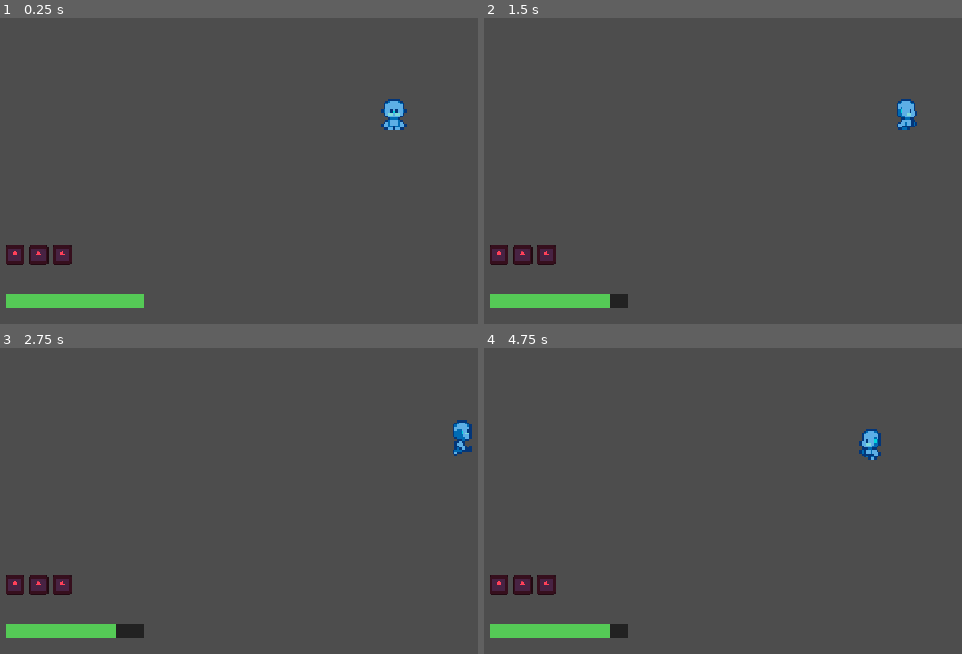
Above: before the commit, frames 1-4 (two rows, left to right).
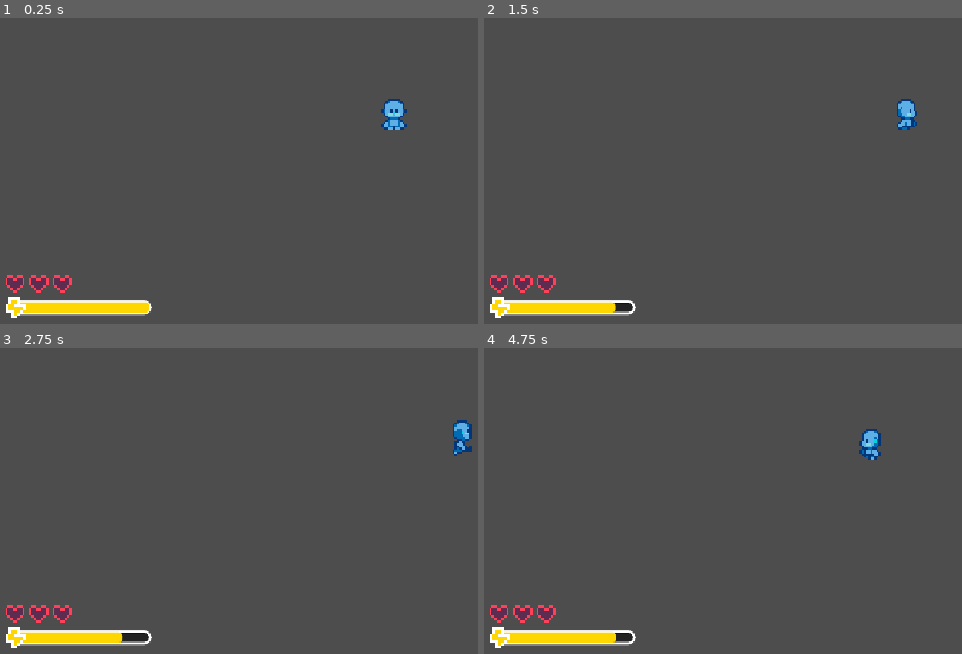
Above: after the commit, the same moments.

Repository: nncast/godot-ssmttm
Game: Godot game, scene res://entities/tubig/tubig.tscn
Same seed, same stepped clock (60 frames per second), same inputs: the game is played once before the commit and once after it. This scene is started directly instead of the project's main scene. The engine's default icon, where the game draws it, is replaced by a stand-in: a white triangle on a blue panel in a dark square.
Inputs (mouse positions are in pixels of both pictures, inside the frame that each line leads up to):
- Up to frame 1 (0.25 s): no input
- Up to frame 2 (1.5 s): tap Enter at 0.5 s; move the mouse to (outside the picture) at 0.52 s; hold Right (right) 0.53-1.25 s; hold Shift (run) 0.53-1.25 s; click (outside the picture) at 0.67 s; drag from (718, 128) to (952, 109) at 1.27 s
- Up to frame 3 (2.75 s): move the mouse to (outside the picture) at 2.02 s; hold Right (right) from 2.03 s (still down); hold Shift (run) from 2.03 s (still down)
- Up to frame 4 (4.75 s): release Right (right) at 2.75 s; release Shift (run) at 2.75 s; drag from (837, 525) to (636, 366) at 2.77 s; move the mouse to (outside the picture) at 3.52 s; hold Left (left) 3.53-4.25 s; hold Shift (run) 3.53-4.25 s; tap E (rescue) at 4.15 s; drag from (636, 366) to (804, 439) at 4.27 s

The runs differ from the first frame. In frame 1, 3.4% of the frame differs, in the area x 1-32%, y 74-99%; in frame 2, 3.4%; in frame 3, 3.3%; in frame 4, 3.4%.

Commit message:
Add new tilemaps and assets for UI elements
- Introduced new tilemap images for "Thick outline" and "Thin outline" categories, including packed versions for optimized loading.
- Added corresponding import configuration files for texture compression settings.
- Created a tilesheet information file detailing tile dimensions and layout.
- Added heart and stamina icons with their respective import configurations for texture handling.

Diff:
--- a/entities/sili/sili.gd
+++ b/entities/sili/sili.gd
@@ -89,7 +89,7 @@
 		return
 
 	var target_heat: HeatStatus = body.get_node_or_null("HeatStatus")
-	if target_heat == null or target_heat.is_burning():
+	if target_heat == null or target_heat.is_incapacitated():
 		return
 
 	if multiplayer.has_multiplayer_peer():
--- a/entities/sili/sili.tscn
+++ b/entities/sili/sili.tscn
@@ -2,6 +2,7 @@
 
 [ext_resource type="Script" uid="uid://bv8gkjm5q6bm2" path="res://entities/sili/sili.gd" id="1_g2els"]
 [ext_resource type="Texture2D" uid="uid://svjg5tu7bty7" path="res://assets/sprites/16x16 Sili.png" id="2_ngt5k"]
+[ext_resource type="Texture2D" uid="uid://dtvw0tpx85yol" path="res://assets/ui/stamina.png" id="3_ka3ma"]
 
 [sub_resource type="AtlasTexture" id="AtlasTexture_q0jn0"]
 atlas = ExtResource("2_ngt5k")
@@ -593,15 +594,34 @@
 
 [sub_resource type="StyleBoxFlat" id="StyleBoxFlat_track0"]
 bg_color = Color(0, 0, 0, 0.55)
+border_width_left = 4
+border_width_top = 4
+border_width_right = 4
+border_width_bottom = 4
+border_color = Color(1, 1, 1, 1)
+corner_radius_top_left = 10
+corner_radius_top_right = 10
+corner_radius_bottom_right = 10
+corner_radius_bottom_left = 10
+corner_detail = 12
+expand_margin_left = 2.0
+expand_margin_top = 3.0
+expand_margin_right = 3.0
+expand_margin_bottom = 3.0
 
 [sub_resource type="StyleBoxFlat" id="StyleBoxFlat_d4qa6"]
-bg_color = Color(0.8901961, 0.20392157, 0.1882353, 1)
+bg_color = Color(1, 0.84313726, 0, 1)
+border_color = Color(1, 1, 1, 1)
+corner_radius_top_left = 6
+corner_radius_top_right = 6
+corner_radius_bottom_right = 6
+corner_radius_bottom_left = 6
+corner_detail = 20
 
 [node name="player" type="CharacterBody2D" unique_id=248945563]
 script = ExtResource("1_g2els")
 
 [node name="AnimatedSprite2D" type="AnimatedSprite2D" parent="." unique_id=2022279106]
-modulate = Color(1, 0.65, 0.6, 1)
 sprite_frames = SubResource("SpriteFrames_xy6m0")
 animation = &"idle_s"
 
@@ -629,11 +649,20 @@
 anchors_preset = 2
 anchor_top = 1.0
 anchor_bottom = 1.0
-offset_left = 16.0
-offset_top = -52.0
-offset_right = 216.0
-offset_bottom = -32.0
+offset_left = 24.0
+offset_top = -40.0
+offset_right = 224.0
+offset_bottom = -25.0
+grow_vertical = 0
 theme_override_styles/background = SubResource("StyleBoxFlat_track0")
 theme_override_styles/fill = SubResource("StyleBoxFlat_d4qa6")
 value = 100.0
 show_percentage = false
+
+[node name="TextureRect" type="TextureRect" parent="ui/StaminaBar" unique_id=1679040317]
+layout_mode = 0
+offset_left = -7.0
+offset_top = -7.0
+offset_right = 21.0
+offset_bottom = 24.0
+texture = ExtResource("3_ka3ma")
--- a/entities/tubig/heat_status.gd
+++ b/entities/tubig/heat_status.gd
@@ -3,18 +3,25 @@
 
 ## Tracks a Tubig player's heat state.
 ## Touching the Sili immediately ignites (Burning) and roots the player in
-## place. Only a "Tubig!" rescue channel (or, later, a cold pack) can free
-## them. Attach as a child node of a Tubig CharacterBody2D.
+## place. A "Tubig!" rescue channel (or, later, a cold pack) can free them -
+## but only within BURN_TIMEOUT seconds. If nobody gets there in time, the
+## burn becomes permanent (Dead): rooted for good, no longer a valid rescue
+## target. Attach as a child node of a Tubig CharacterBody2D.
 
-enum State { NORMAL, BURNING }
+enum State { NORMAL, BURNING, DEAD }
+
+@export var BURN_TIMEOUT: float = 15.0  # seconds a player can stay Burning before it's fatal
 
 signal state_changed(new_state: State)
 signal burned  # fired the instant a tag lands
 signal cooled  # fired when a rescue completes
+signal died    # fired when the burn timeout expires unrescued
+
+var _burn_elapsed: float = 0.0
 
 ## A property (not a plain var) on purpose: MultiplayerSynchronizer sets this
 ## directly via Object.set() on remote peers, bypassing ignite()/cool_fully().
-## Routing through this setter means state_changed/burned/cooled fire
+## Routing through this setter means state_changed/burned/cooled/died fire
 ## consistently everywhere - locally on the server AND on every client
 ## receiving the replicated value - instead of only on the server's screen.
 var state: State = State.NORMAL:
@@ -28,26 +35,63 @@
 			burned.emit()
 		elif value == State.NORMAL:
 			cooled.emit()
+		elif value == State.DEAD:
+			died.emit()
+
+
+func _process(delta: float) -> void:
+	# The countdown itself is server-only logic, same rule as ignite()/
+	# cool_fully() - everyone else just receives the resulting `state` via
+	# replication, they never run this clock themselves.
+	if _is_networked() and not is_multiplayer_authority():
+		return
+
+	if state != State.BURNING:
+		_burn_elapsed = 0.0
+		return
+
+	_burn_elapsed += delta
+	if _burn_elapsed >= BURN_TIMEOUT:
+		die()
 
 
 ## Called by the Sili's tag hit. In multiplayer this only takes effect on the
 ## server; call request_ignite() from client code instead so it gets routed
 ## there correctly.
 func ignite() -> void:
-	if state == State.BURNING:
-		return
+	if state != State.NORMAL:
+		return  # already Burning or Dead, a fresh tag does nothing
+	_burn_elapsed = 0.0
 	state = State.BURNING
 
 
-## Called on rescue completion. Same server-only rule as ignite().
+## Called on rescue completion. Same server-only rule as ignite(). Rescuing a
+## Dead player isn't possible (see is_burning(), which rescue targeting uses),
+## so this only ever runs against someone still Burning.
 func cool_fully() -> void:
-	if state == State.NORMAL:
+	if state != State.BURNING:
 		return
 	state = State.NORMAL
 
 
+## The burn timed out with nobody saving them - permanent, no more rescues.
+func die() -> void:
+	if state != State.BURNING:
+		return
+	state = State.DEAD
+
+
 func is_burning() -> bool:
 	return state == State.BURNING
+
+
+func is_dead() -> bool:
+	return state == State.DEAD
+
+
+## True for either Burning or Dead - both root the player in place.
+func is_incapacitated() -> bool:
+	return state == State.BURNING or state == State.DEAD
 
 
 ## --- Network entry points ---
--- a/entities/tubig/tubig.gd
+++ b/entities/tubig/tubig.gd
@@ -81,11 +81,11 @@
 	if multiplayer.has_multiplayer_peer() and not is_multiplayer_authority():
 		return
 
-	# Burning = rooted. Can't walk, run, or rescue anyone else until a
-	# teammate cools you down.
-	if heat_status.is_burning():
+	# Burning/Dead = rooted. Can't walk, run, or rescue anyone else. Dead is
+	# permanent; Burning can still be saved by a teammate before it expires.
+	if heat_status.is_incapacitated():
 		velocity = velocity.move_toward(Vector2.ZERO, FRICTION * delta)
-		animated_sprite.play("idle_" + last_direction)
+		_play_heat_animation()
 		move_and_slide()
 		_cancel_rescue_channel()
 		return
@@ -252,12 +252,20 @@
 
 
 func _on_heat_state_changed(new_state: HeatStatus.State) -> void:
-	# Simple placeholder feedback until dedicated burning art/VFX exist.
-	match new_state:
-		HeatStatus.State.NORMAL:
-			animated_sprite.modulate = Color(1, 1, 1)
-		HeatStatus.State.BURNING:
-			animated_sprite.modulate = Color(1, 0.15, 0.15)
+	if new_state == HeatStatus.State.BURNING:
+		animated_sprite.play("heat_" + last_direction)
+
+
+## Keeps the burn animation matched to whichever direction the player was
+## last facing, and freezes it once they're Dead instead of looping forever.
+func _play_heat_animation() -> void:
+	var anim := "heat_" + last_direction
+	if heat_status.is_dead():
+		if animated_sprite.animation != anim:
+			animated_sprite.play(anim)
+		animated_sprite.pause()
+	elif animated_sprite.animation != anim or not animated_sprite.is_playing():
+		animated_sprite.play(anim)
 
 
 ## Broadcast by whoever is channeling a rescue ON this Tubig, so the
--- a/entities/tubig/tubig.tscn
+++ b/entities/tubig/tubig.tscn
@@ -2,8 +2,9 @@
 
 [ext_resource type="Script" uid="uid://nwkc1bd20hgu" path="res://entities/tubig/tubig.gd" id="1_g2els"]
 [ext_resource type="Texture2D" uid="uid://cgc6pnpymu42o" path="res://assets/sprites/16x16 Tubig.png" id="2_qd4cw"]
+[ext_resource type="Texture2D" uid="uid://b77txg5qm6nhj" path="res://assets/ui/heart.png" id="4_154gd"]
+[ext_resource type="Texture2D" uid="uid://dtvw0tpx85yol" path="res://assets/ui/stamina.png" id="5_8tch1"]
 [ext_resource type="Script" uid="uid://duetnyqgviwey" path="res://entities/tubig/heat_status.gd" id="5_heat0"]
-[ext_resource type="Texture2D" uid="uid://oqaiyhssut2i" path="res://icon.svg" id="6_icon0"]
 
 [sub_resource type="AtlasTexture" id="AtlasTexture_qd4cw"]
 atlas = ExtResource("2_qd4cw")
@@ -638,6 +639,10 @@
 
 [sub_resource type="StyleBoxFlat" id="StyleBoxFlat_track0"]
 bg_color = Color(0, 0, 0, 0.55)
+corner_radius_top_left = 6
+corner_radius_top_right = 6
+corner_radius_bottom_right = 6
+corner_radius_bottom_left = 6
 
 [sub_resource type="StyleBoxFlat" id="StyleBoxFlat_resc0"]
 bg_color = Color(0.28627452, 0.6392157, 0.9019608, 1)
@@ -667,15 +672,38 @@
 [sub_resource type="CircleShape2D" id="CircleShape2D_ia001"]
 radius = 13.0
 
-[sub_resource type="StyleBoxFlat" id="StyleBoxFlat_d4qa6"]
-bg_color = Color(0.33333334, 0.7921569, 0.3372549, 1)
+[sub_resource type="StyleBoxFlat" id="StyleBoxFlat_154gd"]
+bg_color = Color(0, 0, 0, 0.55)
+border_width_left = 4
+border_width_top = 4
+border_width_right = 4
+border_width_bottom = 4
+border_color = Color(1, 1, 1, 1)
+corner_radius_top_left = 10
+corner_radius_top_right = 10
+corner_radius_bottom_right = 10
+corner_radius_bottom_left = 10
+corner_detail = 12
+expand_margin_left = 2.0
+expand_margin_top = 3.0
+expand_margin_right = 3.0
+expand_margin_bottom = 3.0
+
+[sub_resource type="StyleBoxFlat" id="StyleBoxFlat_8tch1"]
+bg_color = Color(1, 0.84313726, 0, 1)
+border_color = Color(1, 1, 1, 1)
+corner_radius_top_left = 6
+corner_radius_top_right = 6
+corner_radius_bottom_right = 6
+corner_radius_bottom_left = 6
+corner_detail = 20
 
 [node name="player" type="CharacterBody2D" unique_id=248945563]
 script = ExtResource("1_g2els")
 
 [node name="AnimatedSprite2D" type="AnimatedSprite2D" parent="." unique_id=2022279106]
 sprite_frames = SubResource("SpriteFrames_xy6m0")
-animation = &"heat_se"
+animation = &"idle_e"
 
 [node name="CollisionShape2D" type="CollisionShape2D" parent="." unique_id=1702269096]
 position = Vector2(0, 4)
@@ -728,33 +756,30 @@
 anchor_top = 1.0
 anchor_bottom = 1.0
 offset_left = 16.0
-offset_top = -122.0
+offset_top = -80.0
 offset_right = 166.0
-offset_bottom = -94.0
+offset_bottom = -52.0
+grow_vertical = 0
 theme_override_constants/separation = 6
 
 [node name="Heart1" type="TextureRect" parent="ui/HeartsRow" unique_id=264922269]
-modulate = Color(1, 0.25, 0.35, 1)
 custom_minimum_size = Vector2(28, 28)
 layout_mode = 2
-texture = ExtResource("6_icon0")
+texture = ExtResource("4_154gd")
 expand_mode = 1
 stretch_mode = 5
 
 [node name="Heart2" type="TextureRect" parent="ui/HeartsRow" unique_id=1429423047]
-modulate = Color(1, 0.25, 0.35, 1)
 custom_minimum_size = Vector2(28, 28)
 layout_mode = 2
-texture = ExtResource("6_icon0")
+texture = ExtResource("4_154gd")
 expand_mode = 1
 stretch_mode = 5
 
 [node name="Heart3" type="TextureRect" parent="ui/HeartsRow" unique_id=108616484]
-modulate = Color(1, 0.25, 0.35, 1)
 custom_minimum_size = Vector2(28, 28)
 layout_mode = 2
-texture = ExtResource("6_icon0")
-expand_mode = 1
+texture = ExtResource("4_154gd")
 stretch_mode = 5
 
 [node name="RescueBar" type="ProgressBar" parent="ui" unique_id=1127089978]
@@ -770,15 +795,24 @@
 theme_override_styles/fill = SubResource("StyleBoxFlat_resc0")
 show_percentage = false
 
-[node name="StaminaBar" type="ProgressBar" parent="ui" unique_id=127385900]
+[node name="StaminaBar" type="ProgressBar" parent="ui" unique_id=1217291081]
 anchors_preset = 2
 anchor_top = 1.0
 anchor_bottom = 1.0
-offset_left = 16.0
-offset_top = -52.0
-offset_right = 216.0
-offset_bottom = -32.0
-theme_override_styles/background = SubResource("StyleBoxFlat_track0")
-theme_override_styles/fill = SubResource("StyleBoxFlat_d4qa6")
+offset_left = 24.0
+offset_top = -40.0
+offset_right = 224.0
+offset_bottom = -25.0
+grow_vertical = 0
+theme_override_styles/background = SubResource("StyleBoxFlat_154gd")
+theme_override_styles/fill = SubResource("StyleBoxFlat_8tch1")
 value = 100.0
 show_percentage = false
+
+[node name="TextureRect" type="TextureRect" parent="ui/StaminaBar" unique_id=1146141722]
+layout_mode = 0
+offset_left = -7.0
+offset_top = -7.0
+offset_right = 21.0
+offset_bottom = 24.0
+texture = ExtResource("5_8tch1")
--- a/levels/multiplayer_arena.gd
+++ b/levels/multiplayer_arena.gd
@@ -103,6 +103,7 @@
 		var heat: HeatStatus = tubig.get_node_or_null("HeatStatus")
 		if heat:
 			heat.burned.connect(_check_for_sili_win)
+			heat.died.connect(_check_for_sili_win)
 	_build_team_panel()
 
 
@@ -137,7 +138,13 @@
 
 		var heat: HeatStatus = tubig.get_node_or_null("HeatStatus")
 		var update_dot := func(new_state):
-			status_dot.color = Color(0.85, 0.2, 0.2) if new_state == HeatStatus.State.BURNING else Color(0.3, 0.85, 0.4)
+			match new_state:
+				HeatStatus.State.BURNING:
+					status_dot.color = Color(0.9, 0.55, 0.15)  # orange - still savable
+				HeatStatus.State.DEAD:
+					status_dot.color = Color(0.15, 0.15, 0.15)  # black - gone for good
+				_:
+					status_dot.color = Color(0.3, 0.85, 0.4)  # green - free
 		if heat:
 			heat.state_changed.connect(update_dot)
 			update_dot.call(heat.state)
@@ -156,7 +163,7 @@
 		if not is_instance_valid(tubig):
 			continue
 		var heat: HeatStatus = tubig.get_node_or_null("HeatStatus")
-		if heat and not heat.is_burning():
+		if heat and heat.state == HeatStatus.State.NORMAL:
 			return  # at least one Tubig is still free
 	MatchManager.end_match(true)
 
--- a/project.godot
+++ b/project.godot
@@ -27,6 +27,7 @@
 
 [display]
 
+window/size/mode=2
 window/stretch/mode="canvas_items"
 window/stretch/aspect="expand"
 
--- a/ui/title_screen/title_screen.tscn
+++ b/ui/title_screen/title_screen.tscn
@@ -70,6 +70,7 @@
 autowrap_mode = 2
 
 [node name="JoinPanel" type="PanelContainer" parent="." unique_id=1759550424]
+visible = false
 layout_mode = 1
 anchors_preset = 8
 anchor_left = 0.5
Not shown, changed: addons/godot_ai/client_configurator.gd
Not shown, changed: addons/godot_ai/clients/_atomic_write.gd
Not shown, changed: addons/godot_ai/clients/_base.gd
Not shown, changed: addons/godot_ai/clients/_cli_exec.gd
Not shown, changed: addons/godot_ai/clients/_json_strategy.gd
Not shown, changed: addons/godot_ai/clients/_path_template.gd
Not shown, changed: addons/godot_ai/connection.gd
Not shown, changed: addons/godot_ai/debugger/mcp_debugger_plugin.gd
Not shown, changed: addons/godot_ai/mcp_dock.gd
Not shown, changed: addons/godot_ai/plugin.cfg
Not shown, changed: addons/godot_ai/plugin.gd
Not shown, changed: addons/godot_ai/utils/path_validator.gd
(and 24 more such lines)
